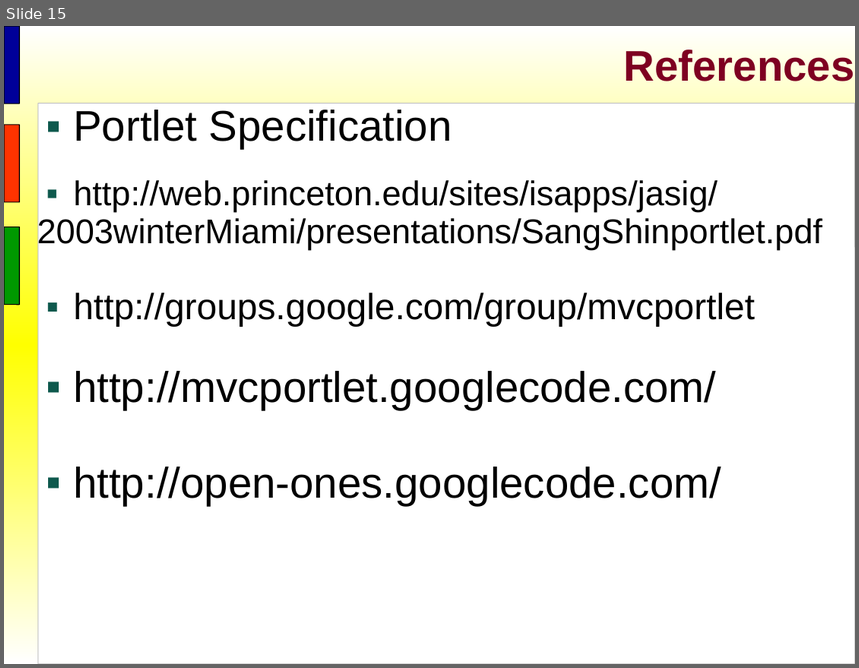
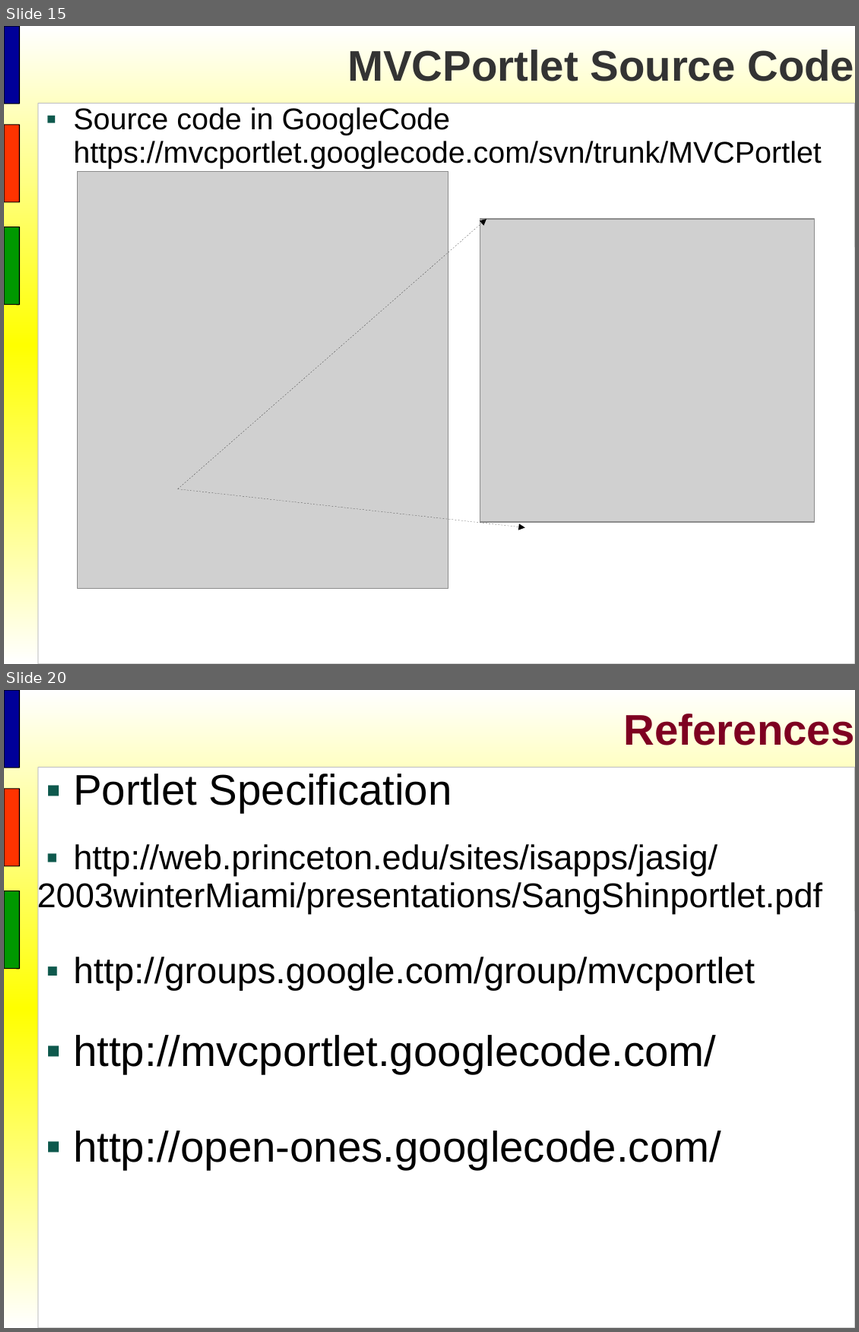
Before and after one commit to shindo59/open-ones, a slide deck: trunk/Training Material/MVC in Portlet/OOG_MVC in Portlet.odp. Shown one above the other, each under a label of ours: slide 15 before the commit, slides 15 and 20 after it; the slides between them are not shown. The pictures are 859x668 and 859x1332 pixels, drawn with LibreOffice and Linux fonts; fonts in the diff are those of the drawing; grey boxes stand for pictures; background and template pictures are left out. Boxes give left, top, right and bottom in pixels: in the first picture for what was removed or moved away, otherwise in the second. Text is boxed around its words. In the diff, an @@ line names an element or a change of style, - is before the commit and + after.

Commit message:
Add slides for source code introduction

```diff
--- a/trunk/Training Material/MVC in Portlet/OOG_MVC in Portlet.odp
+++ b/trunk/Training Material/MVC in Portlet/OOG_MVC in Portlet.odp
@@ slide 15 added at [4,26,855,664], background gradient #FFFFFF to #FFFF00; not listed: 4 template elements that a slide beside it also shows @@
@@ title added at [348,50,854,81], 40 pt, text #333333, bold @@
+MVCPortlet Source Code
@@ text added at [73,107,822,169], 28 pt, text #000000 @@
+▪ Source code in GoogleCode
+  https://mvcportlet.googlecode.com/svn/trunk/MVCPortlet
@@ picture added at [78,171,448,589] @@
@@ arrow added from (178, 490) to (487, 219), #000000 0 pt @@
@@ picture added at [481,219,815,523] @@
@@ arrow added from (178, 490) to (525, 528), #000000 0 pt @@
@@ what was slide 15 is now slide 20 @@
```
Also in this commit, not shown: 1 slide changed, 4 other slides added.
